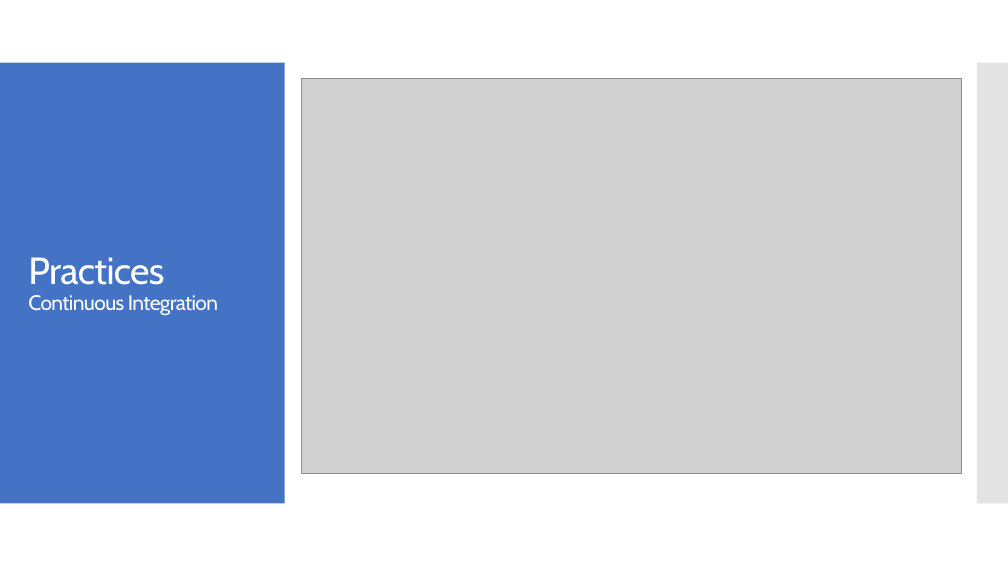
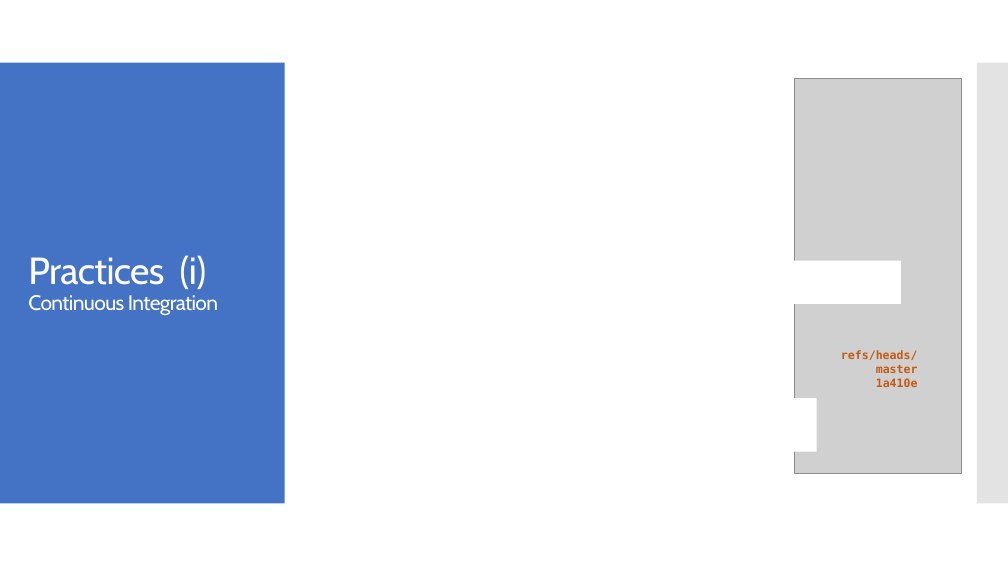
Before and after one commit to milodotnet/bootcamp, a slide deck: slide 18 of Bootcamp-ContinuousDelivery.pptx (slide 17 before the commit). Drawn at 1008x567 pixels with LibreOffice and Linux fonts; fonts in the diff are those of the drawing; grey boxes stand for pictures. Boxes give left, top, right and bottom in pixels: in the first picture for what was removed or moved away, otherwise in the second. Text is boxed around its words. In the diff, an @@ line names an element or a change of style, - is before the commit and + after.

Commit message:
CI & CD slides completed

```diff
--- a/Bootcamp-ContinuousDelivery.pptx
+++ b/Bootcamp-ContinuousDelivery.pptx
@@ picture: place and size @@
-picture at <box>302,79,962,473</box>
+picture at <box>795,79,961,473</box>
@@ title at <box>28,255,218,315</box>: text changed @@
-Practices
-Continuous Integration
+Practices (i)
+Continuous Integration
@@ rectangle added at <box>780,261,901,304</box>, fill #FFFFFF @@
@@ text added at <box>841,350,918,387</box>, 11 pt, text #C55A11, bold @@
+refs/heads/master
+1a410e
@@ rectangle added at <box>696,399,817,452</box>, fill #FFFFFF @@
```
Also in this commit, not shown: 6 slides added.
